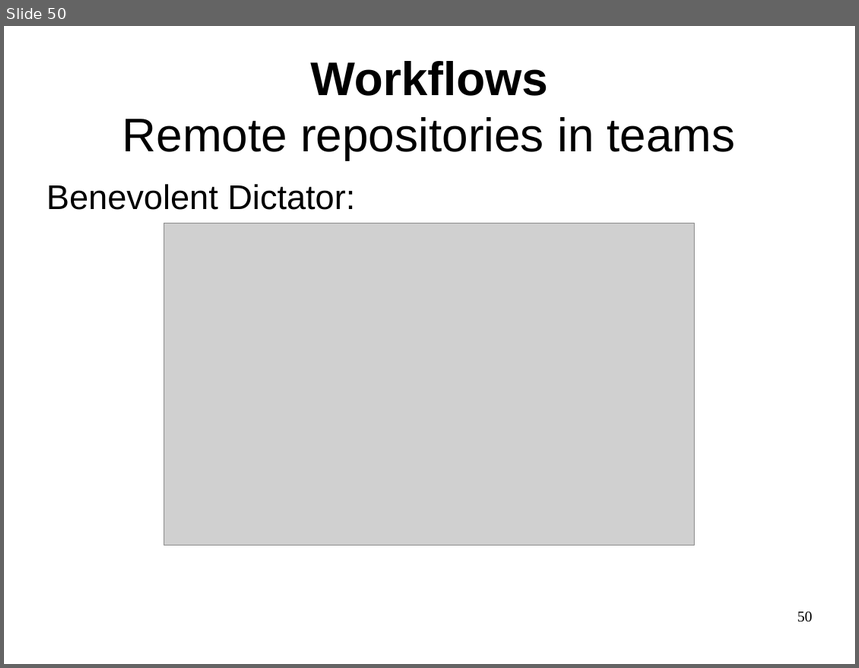
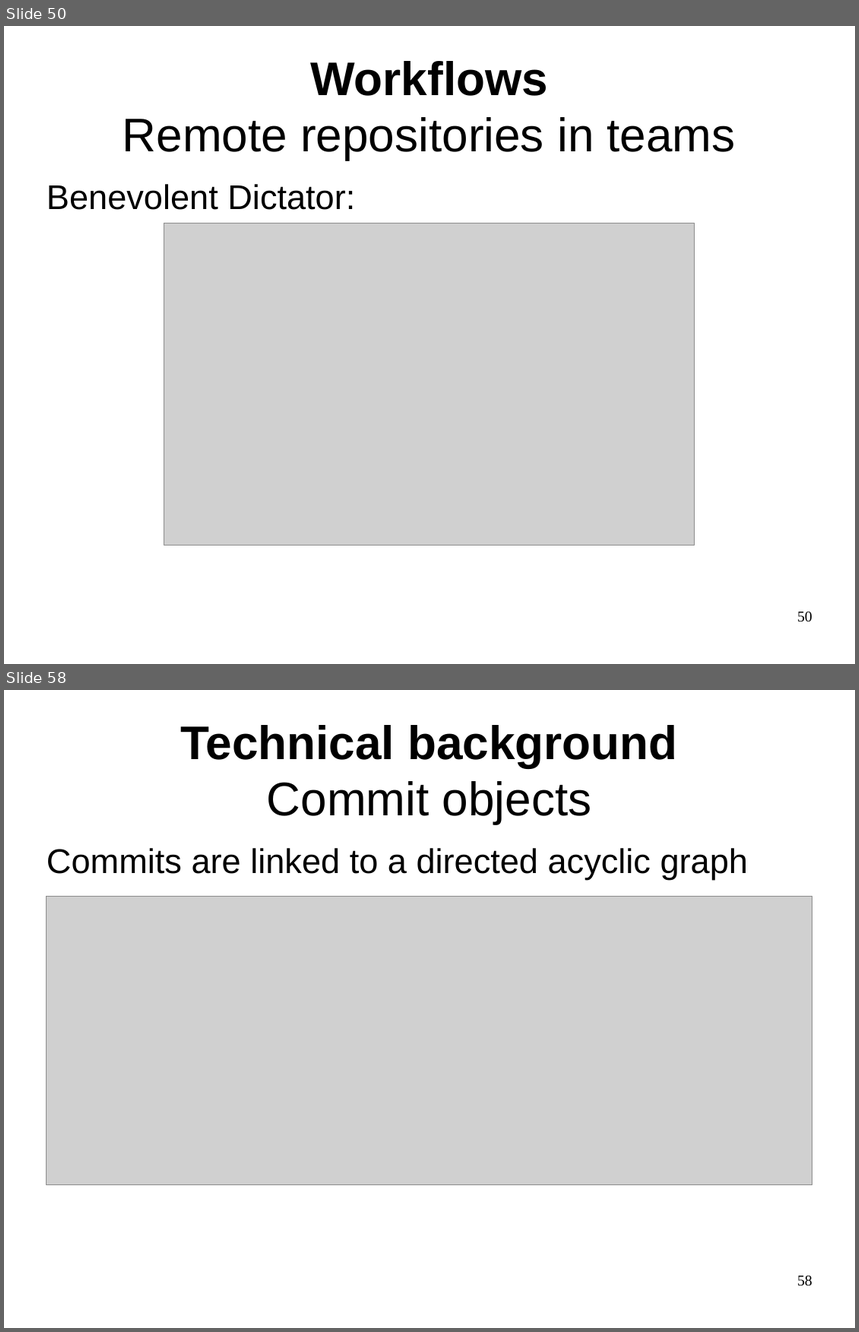
Before and after one commit to philpackmohr/git-paper, a slide deck: git-presentation.odp. Shown one above the other, each under a label of ours: slide 50 before the commit, slides 50 and 58 after it; the slides between them are not shown. The pictures are 859x668 and 859x1332 pixels, drawn with LibreOffice and Linux fonts; fonts in the diff are those of the drawing; grey boxes stand for pictures. Boxes give left, top, right and bottom in pixels: in the first picture for what was removed or moved away, otherwise in the second. Text is boxed around its words. In the diff, an @@ line names an element or a change of style, - is before the commit and + after.

```diff
--- a/git-presentation.odp
+++ b/git-presentation.odp
@@ slide 58 added at (4,690,855,1328), background #FFFFFF @@
@@ title added at (180,725,677,825), 44 pt, text #000000, bold @@
+Technical background
+Commit objects
@@ text added at (47,848,748,880), 32 pt, text #000000 @@
+Commits are linked to a directed acyclic graph
@@ picture added at (47,896,813,1185) @@
@@ page number added at (797,1276,813,1287), 14 pt, text #000000 @@
+58
```
Also in this commit, not shown: 16 other slides added.
